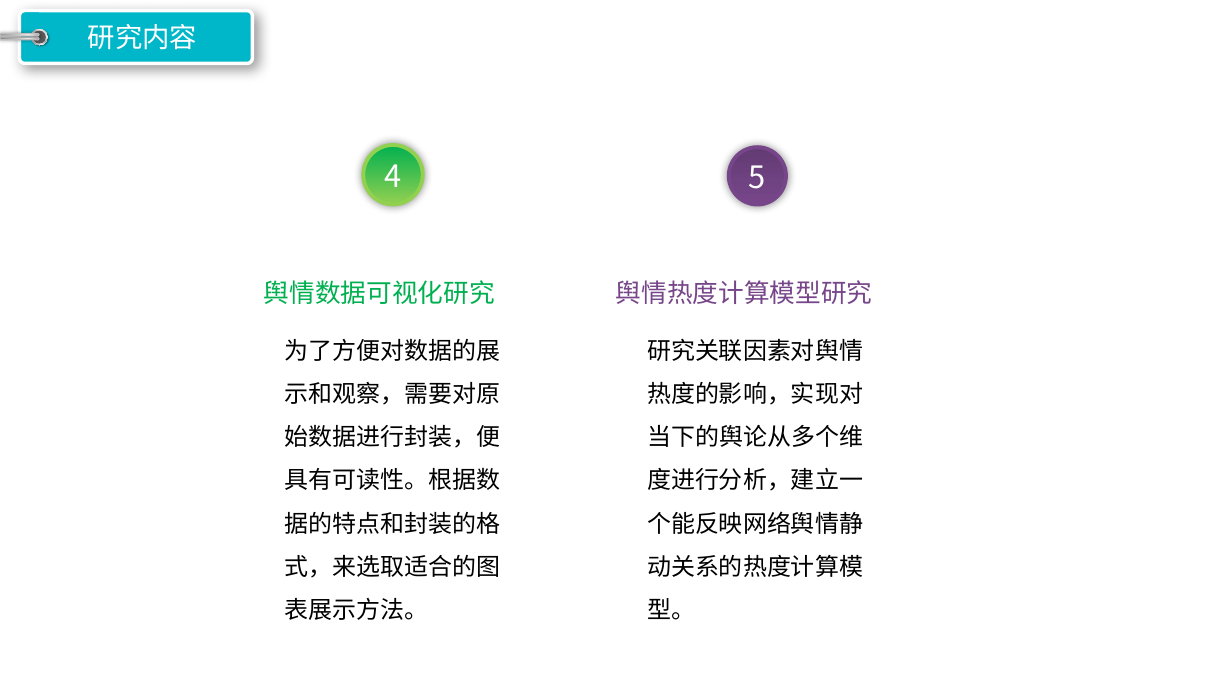
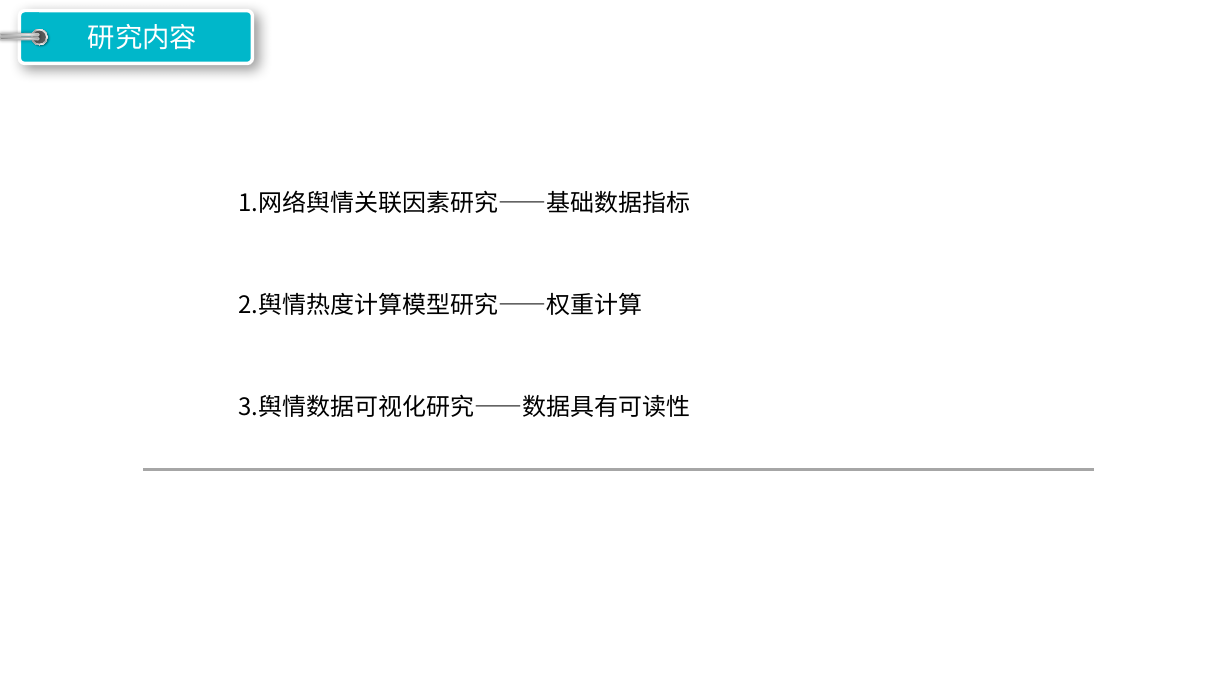
Before and after one commit to zhaobw61/Graduation-project, a slide deck: slide 7 of ppt/开题报告.pptx (slide 9 before the commit). Drawn at 1232x693 pixels with LibreOffice and Linux fonts; fonts in the diff are those of the drawing; background and template pictures are left out. Boxes give left, top, right and bottom in pixels: in the first picture for what was removed or moved away, otherwise in the second. Text is boxed around its words. In the diff, an @@ line names an element or a change of style, - is before the commit and + after.

```diff
--- a/ppt/开题报告.pptx
+++ b/ppt/开题报告.pptx
@@ ellipse removed at (363, 145, 423, 205) @@
-4
@@ ellipse removed at (728, 147, 786, 205) @@
-5
@@ text added at (238, 190, 690, 213), 14 pt, text #000000 @@
+1.网络舆情关联因素研究——基础数据指标
@@ text at (238, 292, 642, 315): text changed; size 15 to 14 pt; font Noto Sans CJK SC to Noto Sans CJK TC; text colour #77468A to #000000 @@
-舆情热度计算模型研究
+2.舆情热度计算模型研究——权重计算
@@ text removed at (285, 339, 501, 620) @@
-为了方便对数据的展示和观察，需要对原始数据进行封装，便具有可读性。根据数据的特点和封装的格式，来选取适合的图表展示方法。
@@ text removed at (647, 338, 863, 620) @@
-研究关联因素对舆情热度的影响，实现对当下的舆论从多个维度进行分析，建立一个能反映网络舆情静动关系的热度计算模型。
@@ text at (238, 394, 690, 417): text changed; size 15 to 14 pt; font Noto Sans CJK SC to Noto Sans CJK TC; text colour #00B050 to #000000 @@
-舆情数据可视化研究
+3.舆情数据可视化研究——数据具有可读性
@@ line added from (143, 469) to (1094, 469), #A6A6A6 1.5 pt @@
```
Also in this commit, not shown: 11 other slides changed, 3 slides removed, 5 other files.
